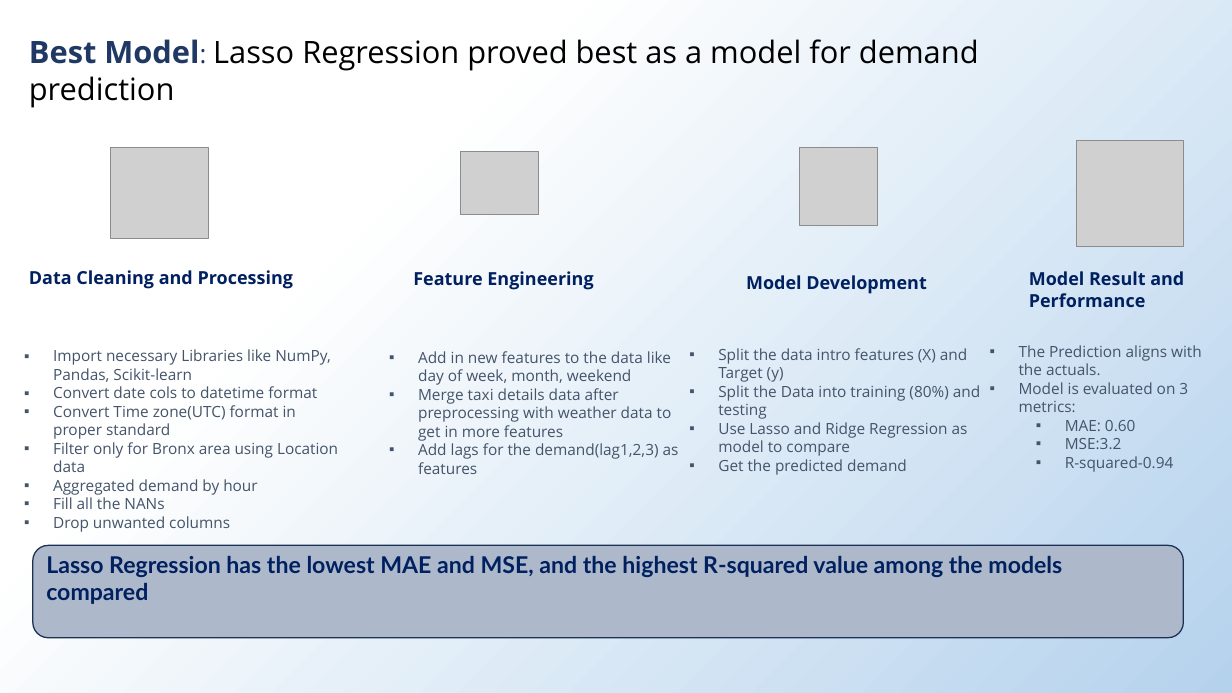
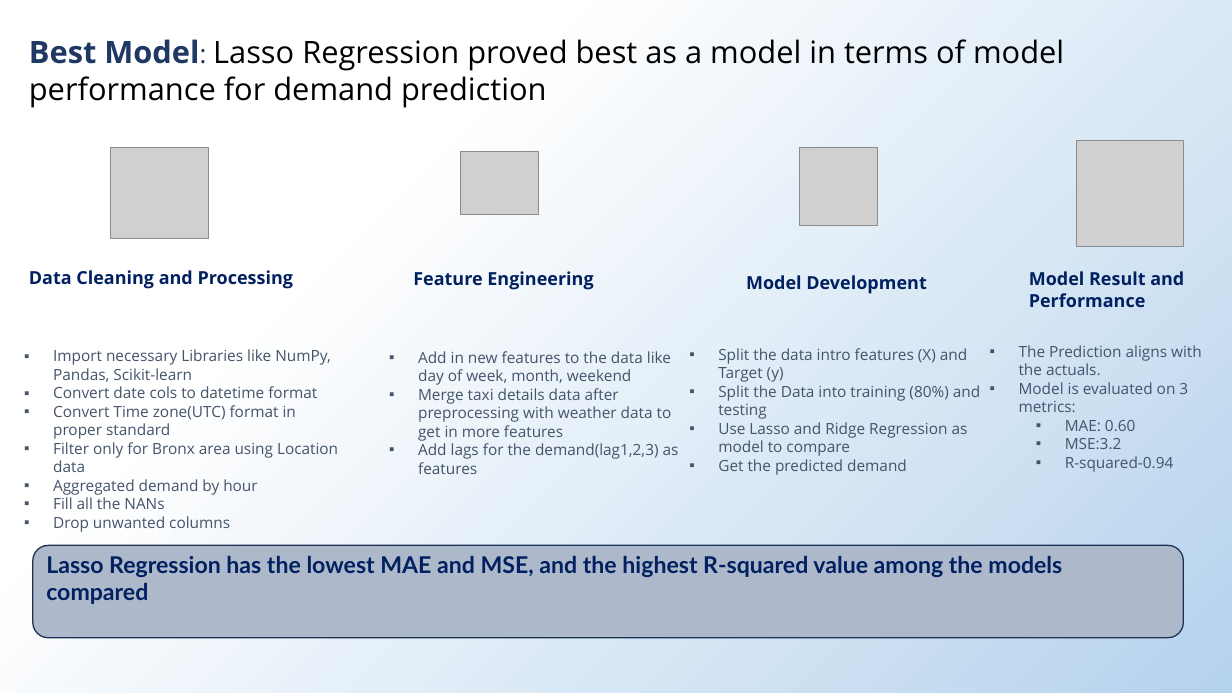
Before and after one commit to chinjug/PHA-Data-Science-Challenge_solved, a slide deck: slide 6 of PHA DS Challenge Report.pptx. Drawn at 1232x693 pixels with LibreOffice and Linux fonts; fonts in the diff are those of the drawing; grey boxes stand for pictures. Boxes give left, top, right and bottom in pixels: in the first picture for what was removed or moved away, otherwise in the second. Text is boxed around its words. In the diff, an @@ line names an element or a change of style, - is before the commit and + after.

```diff
--- a/PHA DS Challenge Report.pptx
+++ b/PHA DS Challenge Report.pptx
@@ text at bbox=[29, 39, 1064, 108]: text changed @@
-Best Model: Lasso Regression proved best as a model for demand prediction
+Best Model: Lasso Regression proved best as a model in terms of model performance for demand prediction
```
Also in this commit, not shown: 6 other slides changed, 1 slide added.
